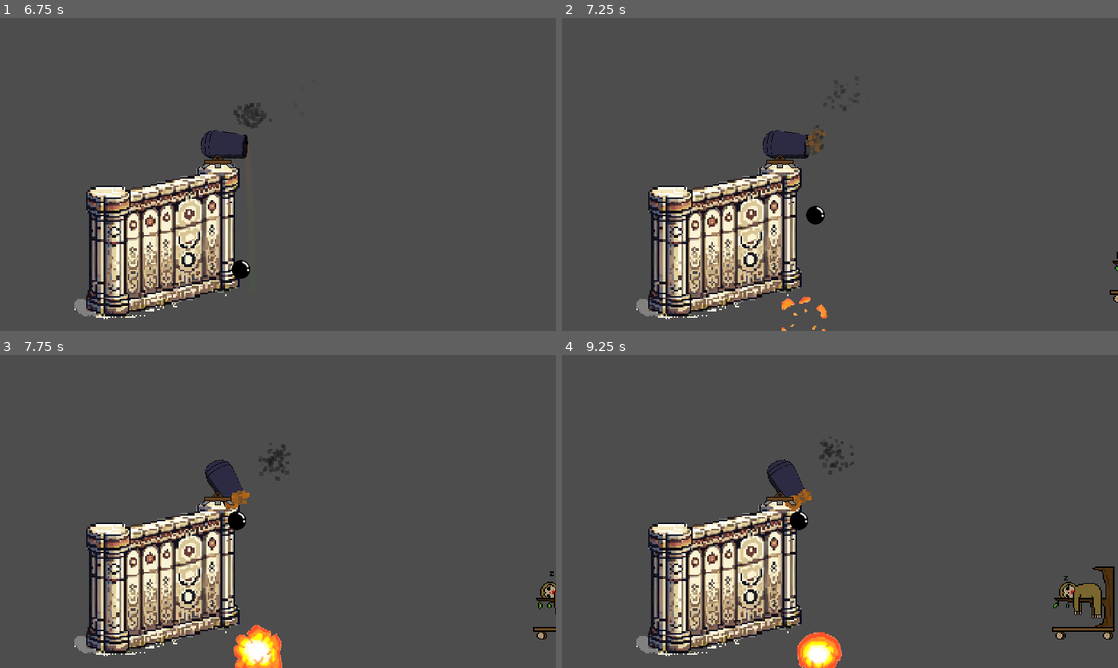
Above: before the commit, frames 1-4 (two rows, left to right).
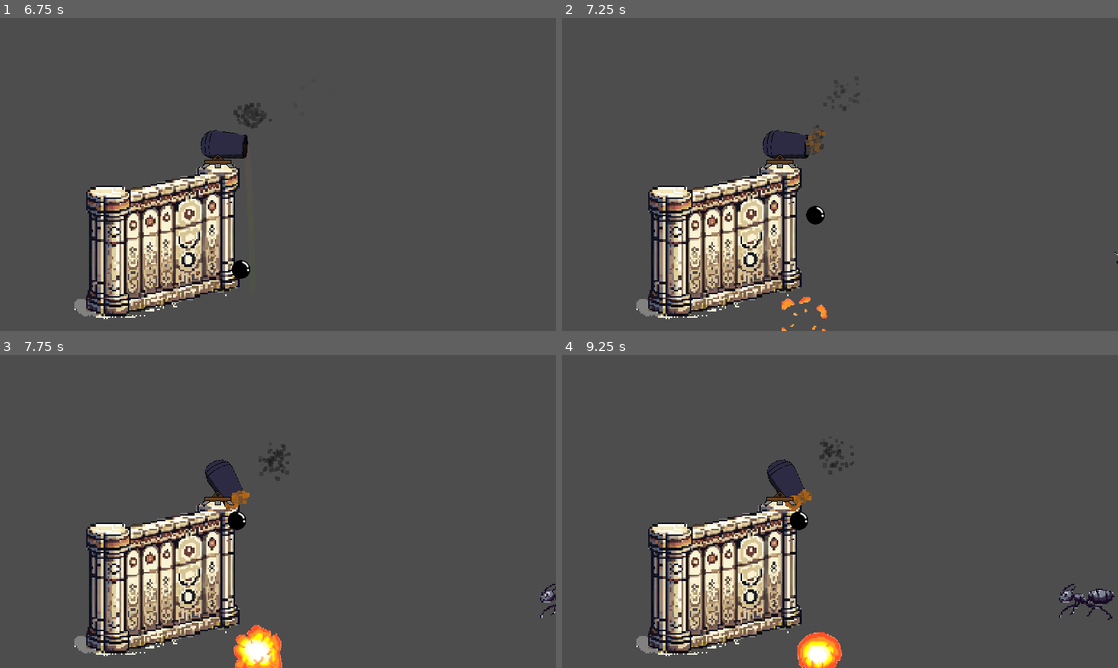
Above: after the commit, the same moments.

Repository: GabrFelps/Protect-LABIRAS
Game: Godot game, scene res://scenes/menu.tscn
Same seed, same stepped clock (60 frames per second), same inputs: the game is played once before the commit and once after it.
Inputs (mouse positions are in pixels of both pictures, inside the frame that each line leads up to):
- Up to frame 1 (6.75 s): move the mouse to (400, 158) at 0.52 s; click (400, 158) at 0.67 s; move the mouse to (166, 190) at 1.27 s; click (166, 190) at 1.42 s; tap Enter at 2 s; move the mouse to (333, 105) at 2.02 s; click (333, 105) at 2.17 s; move the mouse to (250, 237) at 2.77 s; click (250, 237) at 2.92 s; move the mouse to (444, 221) at 3.52 s; click (444, 221) at 3.67 s; move the mouse to (111, 127) at 4.27 s; click (111, 127) at 4.42 s; move the mouse to (305, 174) at 5.02 s; click (305, 174) at 5.17 s; move the mouse to (194, 96) at 5.77 s; click (194, 96) at 5.92 s; move the mouse to (400, 158) at 6.52 s; click (400, 158) at 6.67 s
- Up to frame 2 (7.25 s): no input
- Up to frame 3 (7.75 s): move the mouse to (166, 527) at 7.27 s; click (166, 527) at 7.42 s
- Up to frame 4 (9.25 s): move the mouse to (895, 442) at 8.02 s; click (895, 442) at 8.17 s; move the mouse to (812, 574) at 8.77 s; click (812, 574) at 8.92 s

Frame 1 is identical in both runs. In frame 2, less than 0.1% of the frame differs, in the area x 98-100%, y 74-91%; in frame 3, 0.3%; in frame 4, 1.4%, in the area x 88-100%, y 67-91%.

Commit message:
feat: adiconando animações da formiga e prostiranha, concertando erro ao atribuir ao inimigo instanciado seu valor de max_health, canhão atualiza o cannon_damage de acordo com aeave atual

Diff:
--- /dev/null
+++ b/game/animations/formiga.tres
@@ -0,0 +1,39 @@
+[gd_resource type="SpriteFrames" load_steps=6 format=3 uid="uid://stj2a2ecjpr7"]
+
+[ext_resource type="Texture2D" uid="uid://cih7v8smjltun" path="res://assets/Enemy/formiga.png" id="1_7e3g0"]
+
+[sub_resource type="AtlasTexture" id="AtlasTexture_y5l1g"]
+atlas = ExtResource("1_7e3g0")
+region = Rect2(0, 0, 64, 64)
+
+[sub_resource type="AtlasTexture" id="AtlasTexture_3e7pe"]
+atlas = ExtResource("1_7e3g0")
+region = Rect2(64, 0, 64, 64)
+
+[sub_resource type="AtlasTexture" id="AtlasTexture_x0dvc"]
+atlas = ExtResource("1_7e3g0")
+region = Rect2(0, 64, 64, 64)
+
+[sub_resource type="AtlasTexture" id="AtlasTexture_8s50t"]
+atlas = ExtResource("1_7e3g0")
+region = Rect2(64, 64, 64, 64)
+
+[resource]
+animations = [{
+"frames": [{
+"duration": 1.0,
+"texture": SubResource("AtlasTexture_y5l1g")
+}, {
+"duration": 1.0,
+"texture": SubResource("AtlasTexture_3e7pe")
+}, {
+"duration": 1.0,
+"texture": SubResource("AtlasTexture_x0dvc")
+}, {
+"duration": 1.0,
+"texture": SubResource("AtlasTexture_8s50t")
+}],
+"loop": true,
+"name": &"default",
+"speed": 5.0
+}]
--- /dev/null
+++ b/game/animations/prostiranha.tres
@@ -0,0 +1,39 @@
+[gd_resource type="SpriteFrames" load_steps=6 format=3 uid="uid://byillgm1vpgu0"]
+
+[ext_resource type="Texture2D" uid="uid://c3223yl8ny8un" path="res://assets/Enemy/prostiranha.png" id="1_a3t0h"]
+
+[sub_resource type="AtlasTexture" id="AtlasTexture_1fa1m"]
+atlas = ExtResource("1_a3t0h")
+region = Rect2(0, 0, 128, 128)
+
+[sub_resource type="AtlasTexture" id="AtlasTexture_mov5t"]
+atlas = ExtResource("1_a3t0h")
+region = Rect2(128, 0, 128, 128)
+
+[sub_resource type="AtlasTexture" id="AtlasTexture_7ov0w"]
+atlas = ExtResource("1_a3t0h")
+region = Rect2(0, 128, 128, 128)
+
+[sub_resource type="AtlasTexture" id="AtlasTexture_5f706"]
+atlas = ExtResource("1_a3t0h")
+region = Rect2(128, 128, 128, 128)
+
+[resource]
+animations = [{
+"frames": [{
+"duration": 1.0,
+"texture": SubResource("AtlasTexture_1fa1m")
+}, {
+"duration": 1.0,
+"texture": SubResource("AtlasTexture_mov5t")
+}, {
+"duration": 1.0,
+"texture": SubResource("AtlasTexture_7ov0w")
+}, {
+"duration": 1.0,
+"texture": SubResource("AtlasTexture_5f706")
+}],
+"loop": true,
+"name": &"default",
+"speed": 3.0
+}]
--- a/game/scenes/enemy.tscn
+++ b/game/scenes/enemy.tscn
@@ -16,7 +16,6 @@
 scale = Vector2(2, 2)
 sprite_frames = ExtResource("2_fp2te")
 autoplay = "default"
-frame_progress = 0.935598
 
 [node name="Hitbox" type="Area2D" parent="."]
 collision_layer = 0
--- a/game/scripts/cannon.gd
+++ b/game/scripts/cannon.gd
@@ -12,6 +12,7 @@
 @export var launchPowMultiplier: float;
 
 func _ready():
+	update_cannon_damage();
 	trajectory.hide();
 
 func _physics_process(delta: float):
@@ -41,6 +42,11 @@
 				launchPower = 0.0;
 				trajectory.hide();
 				emit_firing_particles();
+
+## Atualiza o dano da bala de canhão de acordo com a wave atual
+func update_cannon_damage() -> void:
+	damage = int(Global.game_db[str(Global.current_wave)]["cannon_damage"]);
+	print("cannon damage: ",damage);
 
 ## Atira uma bola de canhão com a força e posição setadas
 func shoot(launchPower: float, shootingPosition) -> void:
--- a/game/scripts/enemy.gd
+++ b/game/scripts/enemy.gd
@@ -1,6 +1,6 @@
 extends CharacterBody2D
 
-@export var my_key : String = ["porco", "café", "preguica"].pick_random();
+@export var my_key : String = ["porco", "café", "preguica", "prostiranha", "formiga"].pick_random();
 @export var MAX_HEALTH : int = 3;
 @export var DAMAGE : int = 20;
 @export var SPEED : int = 12;
@@ -10,9 +10,9 @@
 var health : int
 
 func _ready() -> void:
-	health = MAX_HEALTH;
 	velocity.x = -50; # velocidade inicial de tese
 	initialize()
+	health = MAX_HEALTH;
 
 ## Atualiza valores das variáveis conforme o banco de dados
 func initialize():
--- a/game/scripts/singletons/Global.gd
+++ b/game/scripts/singletons/Global.gd
@@ -5,6 +5,8 @@
 	"porco" : preload("res://animations/porco.tres"),
 	"preguica" : preload("res://animations/preguica.tres"),
 	"café" : preload("res://animations/cafe.tres"),
+	"prostiranha" : preload("res://animations/prostiranha.tres"),
+	"formiga" : preload("res://animations/formiga.tres"),
 };
 
 var current_wave : int = 1;
--- a/game/scripts/wall.gd
+++ b/game/scripts/wall.gd
@@ -14,7 +14,7 @@
 # Atualiza a vida máxima do muro com base no banco de dados do jogo
 func update_max_health():
 	MAX_HEALTH = int(Global.game_db[str(Global.current_wave)]["wall_health"]);
-	print(MAX_HEALTH);
+	print("wall health: ", MAX_HEALTH);
 
 # Restaura 15% do hp do muro
 func restore_health():
